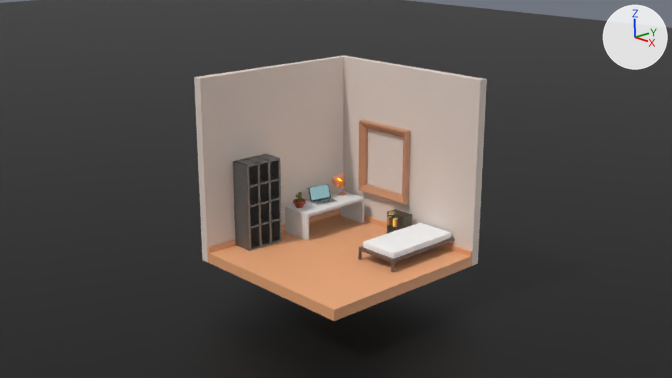
The Blender file final/main.blend as it was, and as the next commit left it.
Rendered twice from the file's camera 'Camera'. The axes (+X, +Y, +Z) are drawn at upper right. The lights are the same throughout.

Names of what the first picture shows: 'Bed 2', 'Cabinet', 'Desk', 'Mini-Cabinet', 'Parede', 'Piso', 'Plane', 'Window'.
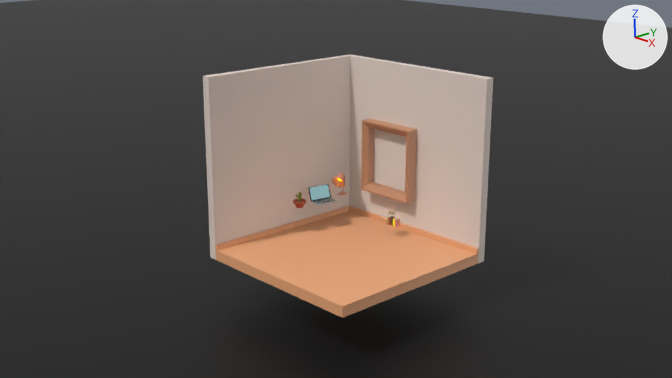
Changed parts and their boxes [x1, y1, x2, y2] in the pictures (672 x 378 px):
'Parede', moved: before [194, 55, 487, 266]; after [203, 54, 493, 263]
'Piso', moved: before [207, 208, 473, 321]; after [215, 205, 479, 318]
'Cabinet', deleted: before [233, 154, 282, 251]
'Window', moved: before [358, 120, 411, 205]; after [361, 118, 417, 204]
'Bed 2', deleted: before [358, 223, 455, 272]
'Desk', deleted: before [285, 191, 364, 241]
'Mini-Cabinet', deleted: before [387, 209, 412, 233]

What the commit changed:
col_cabinet (col_cabinet) loses the line: col_cabinet.objects.link(ob_armario)
col_desk (col_desk) loses the line: col_desk.objects.link(ob_mesa)
col_mini_cabinet (col_mini_cabinet) loses the line: col_mini_cabinet.objects.link(ob_mini_armario)
col_bed_2 (col_bed_2) loses the line: col_bed_2.objects.link(ob_base_cama)
col_bed_2 (col_bed_2) loses the line: col_bed_2.objects.link(ob_colchão)
Object 'Window' (ob_window) moves from (-2.57, -5.06, 1.91) to (-2.57, -4.96, 1.91).
Object 'Parede' (ob_parede) moves from (0.14, -0.16, 4.07) to (0.14, 0.06, 4.07).
Object 'Piso' (ob_piso) moves from (0.14, -0.16, 2.09) to (0.14, 0.06, 2.09).
Object 'Armario' (ob_armario) is deleted.
Object 'Mesa' (ob_mesa) is deleted.
Object 'Mini Armario' (ob_mini_armario) is deleted.
Object 'Base Cama' (ob_base_cama) is deleted.
Object 'Colchão' (ob_colchão) is deleted.
